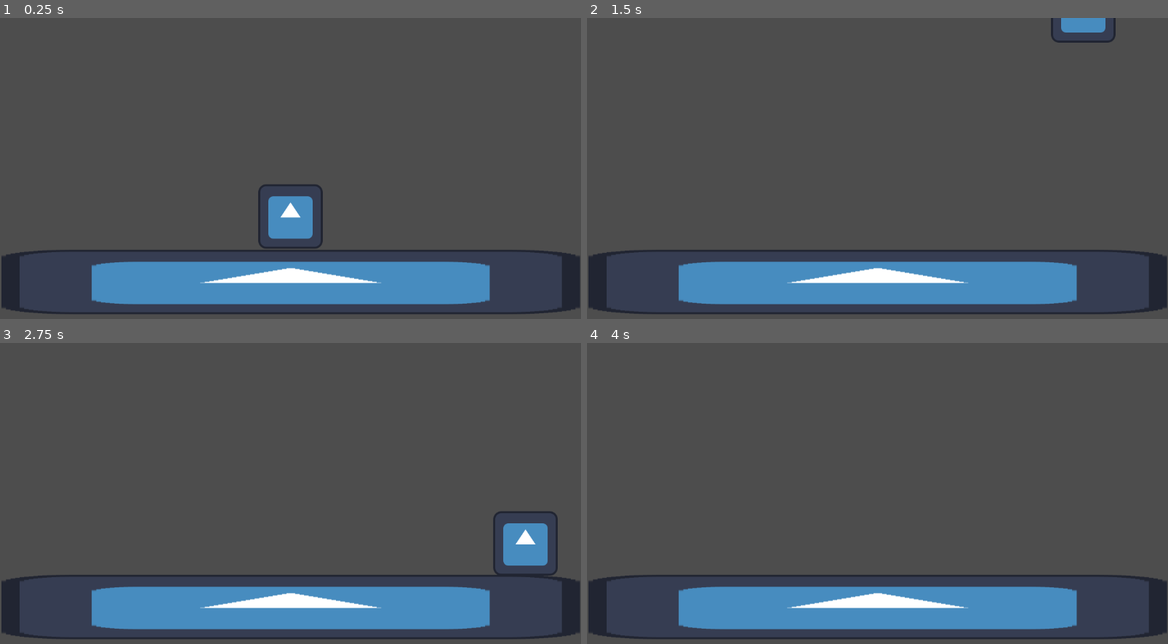
Above: before the commit, frames 1-4 (two rows, left to right).
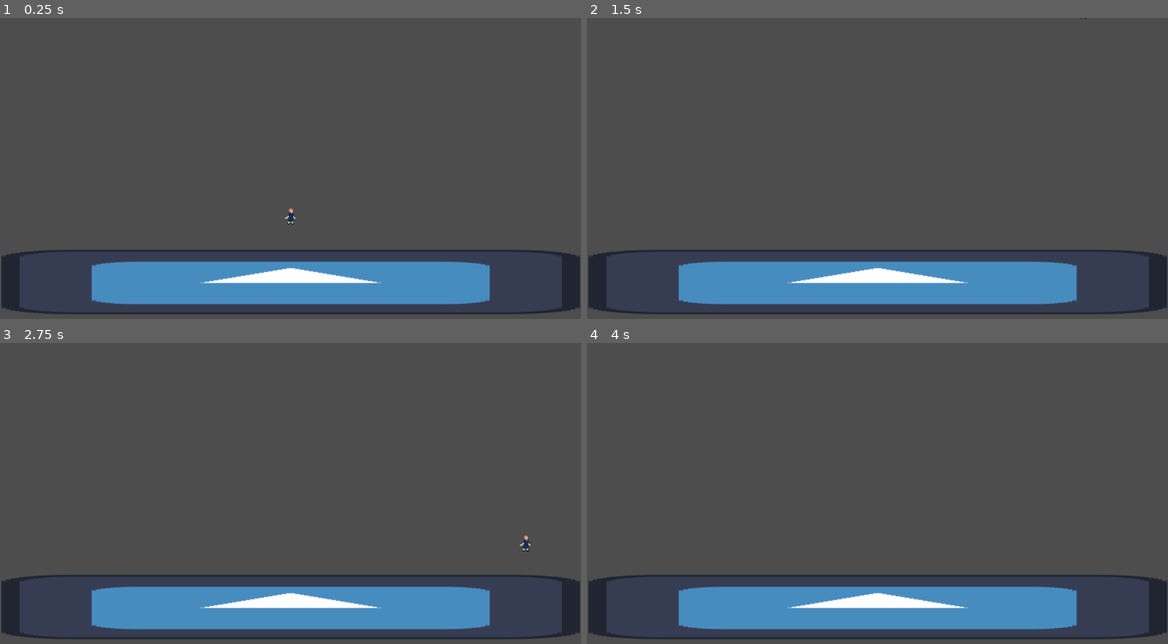
Above: after the commit, the same moments.

Repository: tigerchris2000/LudumDare55
Game: Godot game, scene res://Scenes/test.tscn
Two runs of this game, one before a commit and one after it. Both use one fixed random seed, a clock stepped at 60 frames per second and the inputs below. The engine's default icon, where the game draws it, is replaced by a stand-in: a white triangle on a blue panel in a dark square.
Inputs (mouse positions are in pixels of both pictures, inside the frame that each line leads up to):
- Up to frame 1 (0.25 s): no input
- Up to frame 2 (1.5 s): tap Enter (dev) at 0.5, 0.6, 1.35 s; move the mouse to (1005, 165) at 0.52 s; hold D (Right) 0.53-1.28 s; click (1005, 165) at 0.67 s; tap W (Jump) at 0.77 s; move the mouse to (761, 198) at 1.27 s; hold A (Left) from 1.28 s (still down)
- Up to frame 3 (2.75 s): tap W (Jump) at 1.52 s; move the mouse to (348, 433) at 2.02 s; release A (Left) at 2.03 s; hold D (Right) from 2.03 s (still down); tap Enter (dev) at 2.1 s
- Up to frame 4 (4 s): move the mouse to (848, 571) at 2.77 s; tap Enter (dev) at 2.85, 3.6 s; click (848, 571) at 2.92 s; tap W (Jump) at 3.02, 3.77 s; tap Space at 3.5 s; move the mouse to (1051, 553) at 3.52 s; release D (Right) at 3.53 s; hold A (Left) from 3.53 s (still down)

The runs differ from the first frame. In frame 1, 1.4% of the frame differs, in the area x 44-56%, y 55-77%; in frame 2, 0.5%; in frame 3, 1.4%; in frame 4, nothing differs.

Commit message:
Gaming 123

Diff:
--- a/Godot/Presets/player.tscn
+++ b/Godot/Presets/player.tscn
@@ -1,7 +1,7 @@
 [gd_scene load_steps=4 format=3 uid="uid://dx7goxcqdabd6"]
 
 [ext_resource type="Script" path="res://Code/Player.gd" id="1_ovk6s"]
-[ext_resource type="Texture2D" uid="uid://mvvsmcqnkp01" path="res://icon.svg" id="2_8rro1"]
+[ext_resource type="Texture2D" uid="uid://mi0knlnsi8b2" path="res://Assets/MC/Lulu_IDLE.png" id="2_jfod7"]
 
 [sub_resource type="RectangleShape2D" id="RectangleShape2D_htgh1"]
 size = Vector2(127, 128)
@@ -26,4 +26,5 @@
 shape = SubResource("RectangleShape2D_htgh1")
 
 [node name="Sprite2D" type="Sprite2D" parent="."]
-texture = ExtResource("2_8rro1")
+texture = ExtResource("2_jfod7")
+hframes = 18
--- /dev/null
+++ b/Godot/Scenes/StillTesting.tscn
@@ -0,0 +1,286 @@
+[gd_scene load_steps=9 format=3 uid="uid://cxomgi4amtp8k"]
+
+[ext_resource type="Script" path="res://Code/Player.gd" id="1_dqrkn"]
+[ext_resource type="Texture2D" uid="uid://mvvsmcqnkp01" path="res://icon.svg" id="2_acpni"]
+[ext_resource type="Texture2D" uid="uid://c2nxdr0fcvngv" path="res://Assets/Tiles/image (1).png" id="3_4hjx2"]
+[ext_resource type="Texture2D" uid="uid://00g1fdqepabs" path="res://Assets/Tiles/all_26.png" id="3_61ad6"]
+
+[sub_resource type="RectangleShape2D" id="RectangleShape2D_htgh1"]
+
+[sub_resource type="TileSetAtlasSource" id="TileSetAtlasSource_gctu3"]
+texture = ExtResource("3_61ad6")
+0:0/0 = 0
+1:0/0 = 0
+2:0/0 = 0
+3:0/0 = 0
+4:0/0 = 0
+5:0/0 = 0
+6:0/0 = 0
+7:0/0 = 0
+8:0/0 = 0
+9:0/0 = 0
+10:0/0 = 0
+11:0/0 = 0
+0:1/0 = 0
+1:1/0 = 0
+2:1/0 = 0
+3:1/0 = 0
+4:1/0 = 0
+5:1/0 = 0
+6:1/0 = 0
+7:1/0 = 0
+8:1/0 = 0
+9:1/0 = 0
+10:1/0 = 0
+11:1/0 = 0
+0:2/0 = 0
+1:2/0 = 0
+2:2/0 = 0
+3:2/0 = 0
+4:2/0 = 0
+5:2/0 = 0
+6:2/0 = 0
+7:2/0 = 0
+8:2/0 = 0
+9:2/0 = 0
+11:2/0 = 0
+0:3/0 = 0
+1:3/0 = 0
+2:3/0 = 0
+3:3/0 = 0
+4:3/0 = 0
+5:3/0 = 0
+6:3/0 = 0
+7:3/0 = 0
+8:3/0 = 0
+9:3/0 = 0
+10:3/0 = 0
+11:3/0 = 0
+0:4/0 = 0
+1:4/0 = 0
+2:4/0 = 0
+3:4/0 = 0
+4:4/0 = 0
+5:4/0 = 0
+6:4/0 = 0
+7:4/0 = 0
+8:4/0 = 0
+9:4/0 = 0
+10:4/0 = 0
+11:4/0 = 0
+0:5/0 = 0
+1:5/0 = 0
+2:5/0 = 0
+3:5/0 = 0
+4:5/0 = 0
+5:5/0 = 0
+6:5/0 = 0
+7:5/0 = 0
+8:5/0 = 0
+9:5/0 = 0
+10:5/0 = 0
+11:5/0 = 0
+0:6/0 = 0
+1:6/0 = 0
+2:6/0 = 0
+3:6/0 = 0
+4:6/0 = 0
+5:6/0 = 0
+6:6/0 = 0
+7:6/0 = 0
+8:6/0 = 0
+9:6/0 = 0
+10:6/0 = 0
+11:6/0 = 0
+0:7/0 = 0
+1:7/0 = 0
+2:7/0 = 0
+3:7/0 = 0
+4:7/0 = 0
+5:7/0 = 0
+6:7/0 = 0
+7:7/0 = 0
+8:7/0 = 0
+
+[sub_resource type="TileSetAtlasSource" id="TileSetAtlasSource_wpjyq"]
+texture = ExtResource("3_4hjx2")
+0:0/0 = 0
+1:0/0 = 0
+2:0/0 = 0
+3:0/0 = 0
+4:0/0 = 0
+5:0/0 = 0
+6:0/0 = 0
+7:0/0 = 0
+8:0/0 = 0
+9:0/0 = 0
+10:0/0 = 0
+11:0/0 = 0
+0:1/0 = 0
+1:1/0 = 0
+2:1/0 = 0
+3:1/0 = 0
+4:1/0 = 0
+5:1/0 = 0
+6:1/0 = 0
+7:1/0 = 0
+8:1/0 = 0
+9:1/0 = 0
+10:1/0 = 0
+11:1/0 = 0
+0:2/0 = 0
+1:2/0 = 0
+2:2/0 = 0
+3:2/0 = 0
+4:2/0 = 0
+5:2/0 = 0
+6:2/0 = 0
+7:2/0 = 0
+8:2/0 = 0
+9:2/0 = 0
+10:2/0 = 0
+11:2/0 = 0
+0:3/0 = 0
+1:3/0 = 0
+2:3/0 = 0
+3:3/0 = 0
+4:3/0 = 0
+5:3/0 = 0
+6:3/0 = 0
+7:3/0 = 0
+8:3/0 = 0
+9:3/0 = 0
+10:3/0 = 0
+11:3/0 = 0
+0:4/0 = 0
+1:4/0 = 0
+2:4/0 = 0
+3:4/0 = 0
+4:4/0 = 0
+5:4/0 = 0
+6:4/0 = 0
+7:4/0 = 0
+8:4/0 = 0
+9:4/0 = 0
+10:4/0 = 0
+11:4/0 = 0
+0:5/0 = 0
+1:5/0 = 0
+2:5/0 = 0
+3:5/0 = 0
+4:5/0 = 0
+5:5/0 = 0
+6:5/0 = 0
+7:5/0 = 0
+8:5/0 = 0
+9:5/0 = 0
+10:5/0 = 0
+11:5/0 = 0
+0:6/0 = 0
+1:6/0 = 0
+2:6/0 = 0
+3:6/0 = 0
+4:6/0 = 0
+5:6/0 = 0
+6:6/0 = 0
+7:6/0 = 0
+8:6/0 = 0
+9:6/0 = 0
+10:6/0 = 0
+11:6/0 = 0
+0:7/0 = 0
+1:7/0 = 0
+2:7/0 = 0
+3:7/0 = 0
+4:7/0 = 0
+5:7/0 = 0
+6:7/0 = 0
+7:7/0 = 0
+8:7/0 = 0
+9:7/0 = 0
+10:7/0 = 0
+11:7/0 = 0
+0:8/0 = 0
+1:8/0 = 0
+2:8/0 = 0
+3:8/0 = 0
+4:8/0 = 0
+5:8/0 = 0
+6:8/0 = 0
+7:8/0 = 0
+8:8/0 = 0
+9:8/0 = 0
+10:8/0 = 0
+11:8/0 = 0
+0:9/0 = 0
+1:9/0 = 0
+2:9/0 = 0
+3:9/0 = 0
+4:9/0 = 0
+5:9/0 = 0
+6:9/0 = 0
+7:9/0 = 0
+8:9/0 = 0
+9:9/0 = 0
+10:9/0 = 0
+11:9/0 = 0
+0:10/0 = 0
+1:10/0 = 0
+2:10/0 = 0
+3:10/0 = 0
+4:10/0 = 0
+5:10/0 = 0
+6:10/0 = 0
+7:10/0 = 0
+8:10/0 = 0
+9:10/0 = 0
+10:10/0 = 0
+11:10/0 = 0
+0:11/0 = 0
+1:11/0 = 0
+2:11/0 = 0
+3:11/0 = 0
+4:11/0 = 0
+5:11/0 = 0
+6:11/0 = 0
+7:11/0 = 0
+8:11/0 = 0
+9:11/0 = 0
+10:11/0 = 0
+11:11/0 = 0
+0:12/0 = 0
+1:12/0 = 0
+2:12/0 = 0
+3:12/0 = 0
+4:12/0 = 0
+5:12/0 = 0
+6:12/0 = 0
+7:12/0 = 0
+8:12/0 = 0
+9:12/0 = 0
+10:12/0 = 0
+11:12/0 = 0
+
+[sub_resource type="TileSet" id="TileSet_h08r0"]
+sources/0 = SubResource("TileSetAtlasSource_gctu3")
+sources/1 = SubResource("TileSetAtlasSource_wpjyq")
+
+[node name="Node2D" type="Node2D"]
+
+[node name="RigidBody2D" type="RigidBody2D" parent="."]
+script = ExtResource("1_dqrkn")
+jump_height = 1600.0
+grav = 2000.0
+
+[node name="CollisionShape2D" type="CollisionShape2D" parent="RigidBody2D"]
+shape = SubResource("RectangleShape2D_htgh1")
+
+[node name="Sprite2D" type="Sprite2D" parent="RigidBody2D"]
+texture = ExtResource("2_acpni")
+
+[node name="Camera2D" type="Camera2D" parent="."]
+
+[node name="TileMap" type="TileMap" parent="."]
+tile_set = SubResource("TileSet_h08r0")
+format = 2
+layer_0/tile_data = PackedInt32Array(-393213, 327681, 1, -393212, 393217, 1, -393211, 458753, 1, -393210, 327681, 1, -524279, 589825, 1, -458743, 589825, 2, -393207, 589825, 3, -786432, 65537, 1, -720896, 65537, 2, -655360, 65537, 3, -786431, 131073, 1, -720895, 131073, 2, -655359, 131073, 3, -786430, 196609, 1, -720894, 196609, 2, -655358, 196609, 3)
Not shown: 1 places in Godot/Scenes/MainMenu.tscn that only renumber resources
